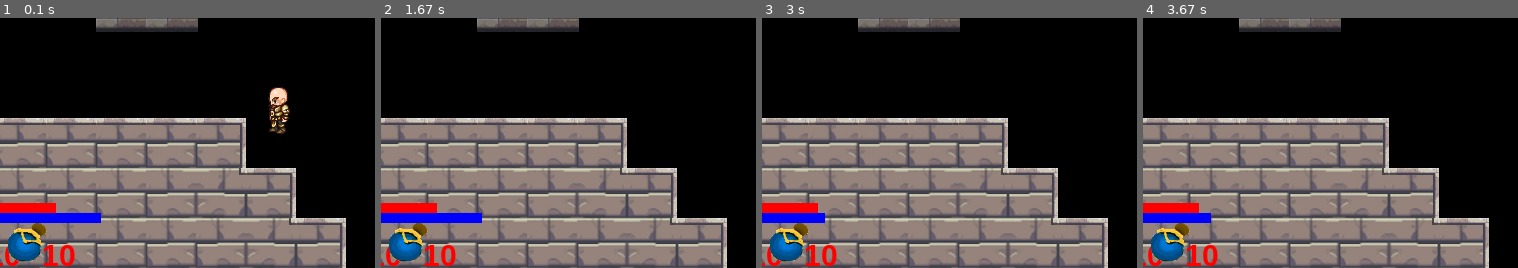
Above: before the commit, frames 1-4 (left to right).
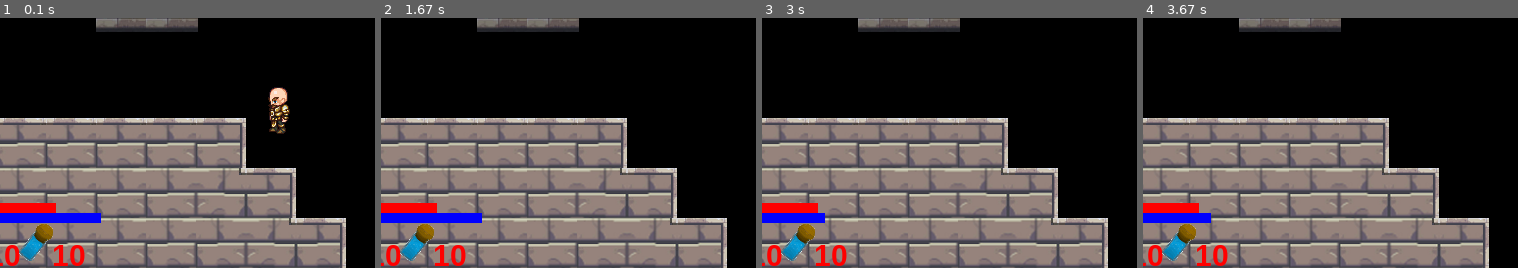
Above: after the commit, the same moments.

Repository: MFTI-summer/ROGUE-LEGACY
Game: pygame game, started from Main Project/Testing.py
The game is run twice, just before and just after one commit, with the same random seed, the same clock (stepped at 60 frames per second) and the same inputs.
Inputs (mouse positions are % of the whole screen's width and height, from its top left):
- Up to frame 1 (0.1 s): no input
- Up to frame 2 (1.67 s): hold D 0.33-0.8 s; hold D 0.83-1.3 s
- Up to frame 3 (3 s): click (46, 54) at 1.95 s; click (82, 47) at 2.28 s; hold A 2.57-2.97 s
- Up to frame 4 (3.67 s): no input
The pictures show only the part of the screen within x 7-57%, y 50-100%; the shares and areas given below are measured in that part.

The runs differ from the first frame. In frame 1, 1.7% of the frame differs, in the area x 2-23%, y 82-100%; in frame 2, 1.7%; in frame 3, 1.7%; in frame 4, 1.7%.

Commit message:
Update UI.py

Diff:
--- a/Main Project/UI.py
+++ b/Main Project/UI.py
@@ -5,7 +5,7 @@
 class UI:
     def __init__(self, hero, x, y):
         self.heal_slot = Inventory.InventorySlot(10, hero, "HP", "Textures/healing salve.png", x, y)
-        self.mana_slot = Inventory.InventorySlot(10, hero, "MANA", "Textures/mana potion.png", self.heal_slot.rect.right+15, y)
+        self.mana_slot = Inventory.InventorySlot(10, hero, "MANA", "Textures/mana potion2.png", self.heal_slot.rect.right+25, y)
         self.hero = hero
 
         self.mana_bar = pygame.Surface((1.5*hero.get_mana(), 10))
